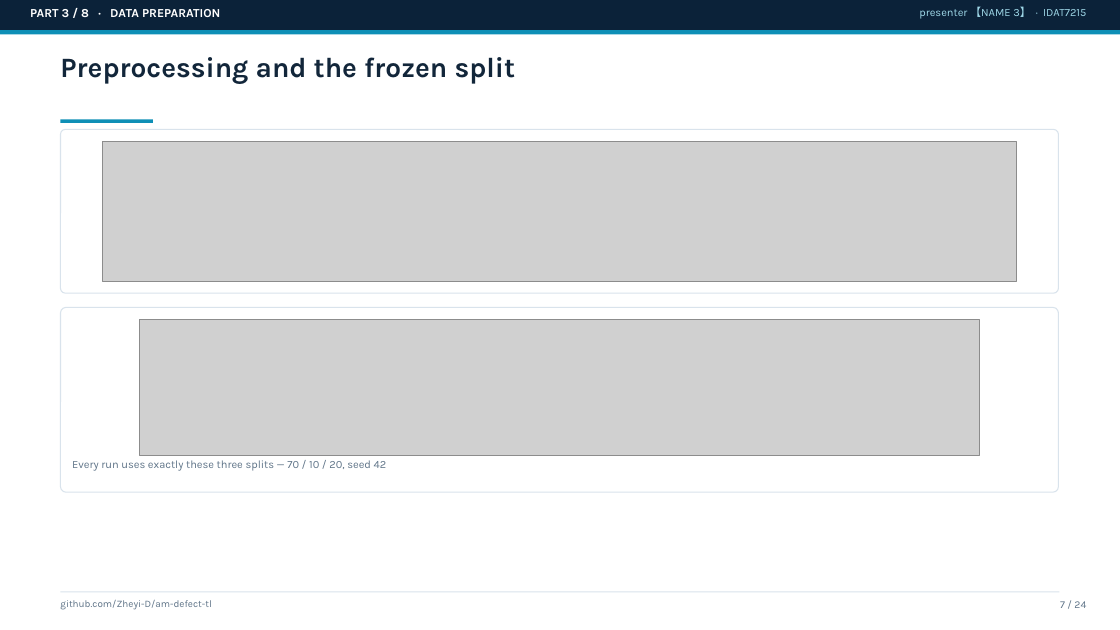
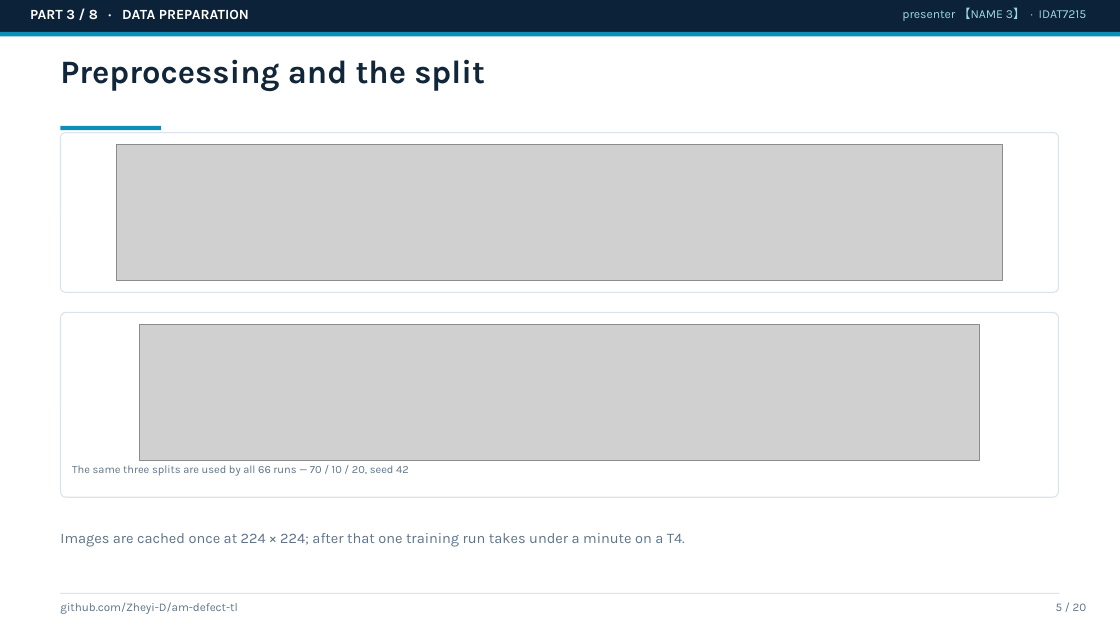
Before and after one commit to Zheyi-D/am-defect-tl, a slide deck: slide 5 of reports/slides_draft.pptx (slide 7 before the commit). Drawn at 1120x630 pixels with LibreOffice and Linux fonts; fonts in the diff are those of the drawing; grey boxes stand for pictures. Boxes give left, top, right and bottom in pixels: in the first picture for what was removed or moved away, otherwise in the second. Text is boxed around its words. In the diff, an @@ line names an element or a change of style, - is before the commit and + after.

```diff
--- a/reports/slides_draft.pptx
+++ b/reports/slides_draft.pptx
@@ text "PART 3 / 8 · ..." at [30,9,249,20]: size 10.5 to 12 pt @@
@@ text "presenter 【NAME 3】 · IDAT7215": place and size @@
-text "presenter 【NAME 3】 · IDAT7215" at [919,6,1086,19]
+text "presenter 【NAME 3】 · IDAT7215" at [902,7,1087,21]
@@ text "presenter 【NAME 3】 · IDAT7215" at [902,7,1087,21]: size 9.5 to 10.5 pt @@
@@ text at [60,59,485,92]: text changed; size 24 to 28 pt @@
-Preprocessing and the frozen split
+Preprocessing and the split
@@ rounded rectangle: place and size @@
-rounded rectangle at [60,129,1059,293]
+rounded rectangle at [60,133,1059,292]
@@ rectangle: place and size @@
-rectangle at [60,119,153,123]
+rectangle at [60,126,161,130]
@@ picture: place and size @@
-picture at [103,141,1017,281]
+picture at [116,145,1002,281]
@@ rounded rectangle: place and size @@
-rounded rectangle at [60,308,1059,492]
+rounded rectangle at [60,313,1059,497]
@@ picture: place and size @@
-picture at [139,319,979,455]
+picture at [139,324,979,460]
@@ text at [72,465,409,476]: text changed @@
-Every run uses exactly these three splits — 70 / 10 / 20, seed 42
+The same three splits are used by all 66 runs — 70 / 10 / 20, seed 42
@@ text added at [60,533,685,547], 12.5 pt, text #5F7488 @@
+Images are cached once at 224 × 224; after that one training run takes under a minute on a T4.
@@ text "github.com/Zheyi-D/am-defect-tl" at [60,602,237,614]: size 8.5 to 10 pt @@
@@ text added at [1056,603,1087,611], 10 pt, text #5F7488 @@
+5 / 20
@@ text removed at [1060,601,1086,608] @@
-7 / 24
```
Also in this commit, not shown: 15 other slides changed, 4 slides added, 8 slides removed, 2 other files.
